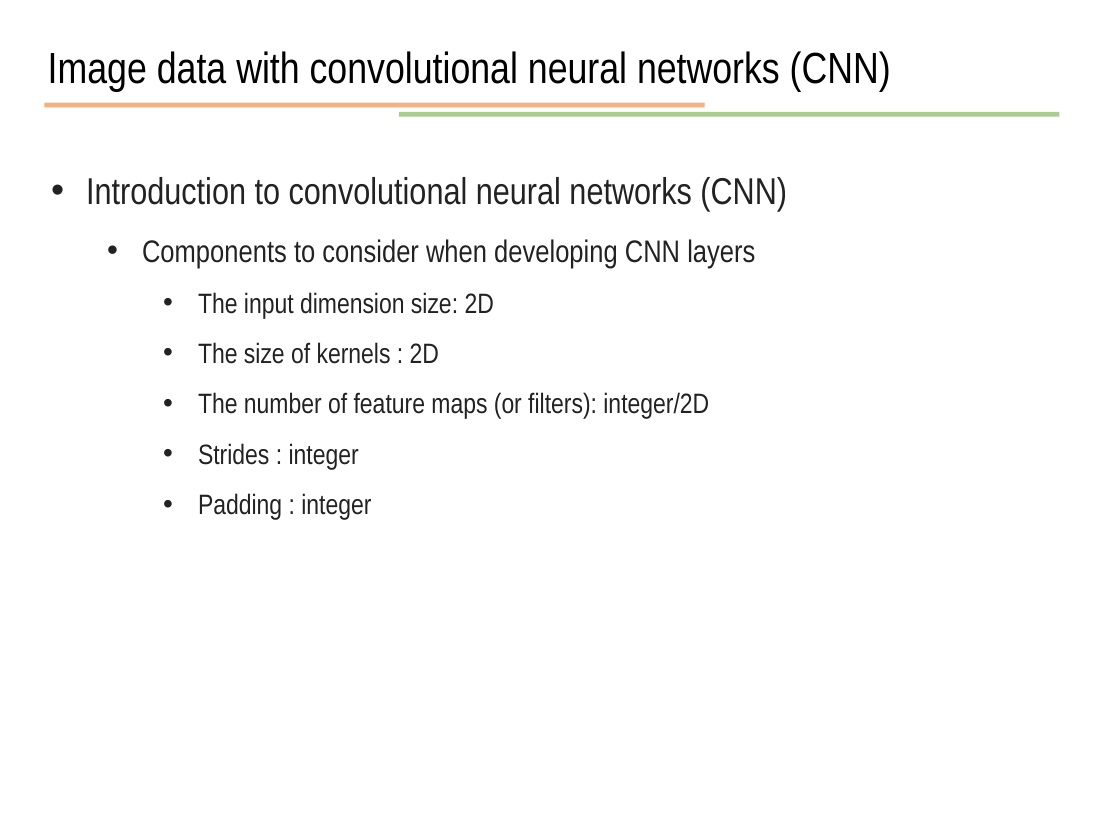
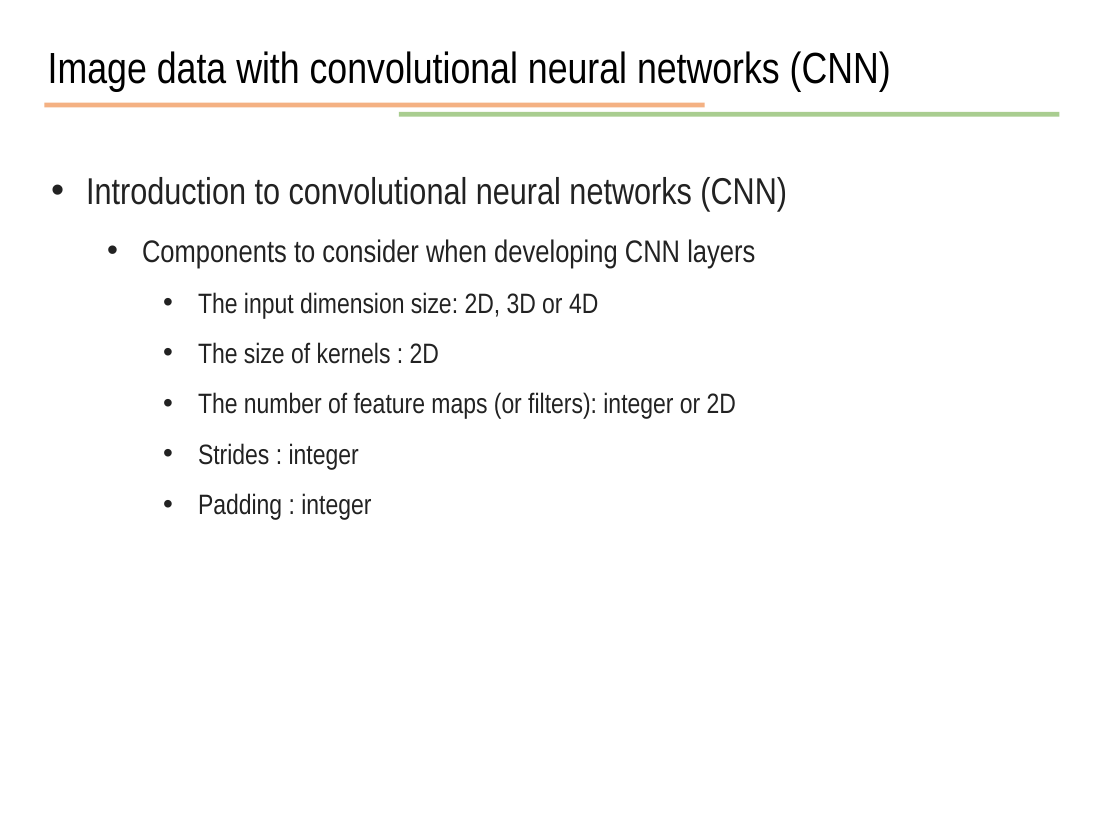
Before and after one commit to JunetaeKim/DeepLearningClass, a slide deck: slide 37 of Week12/week12 Image and CNN.pptx. Drawn at 1120x840 pixels with LibreOffice and Linux fonts; fonts in the diff are those of the drawing. Boxes give left, top, right and bottom in pixels: in the first picture for what was removed or moved away, otherwise in the second. Text is boxed around its words. In the diff, an @@ line names an element or a change of style, - is before the commit and + after.

```diff
--- a/Week12/week12 Image and CNN.pptx
+++ b/Week12/week12 Image and CNN.pptx
@@ text at <box>198,292,598,318</box>: text changed @@
-    • The input dimension size: 2D
+    • The input dimension size: 2D, 3D or 4D
@@ text at <box>198,392,736,419</box>: text changed @@
-    • The number of feature maps (or filters): integer/2D
+    • The number of feature maps (or filters): integer or 2D
```
Also in this commit, not shown: 3 other slides changed, 1 other file.
